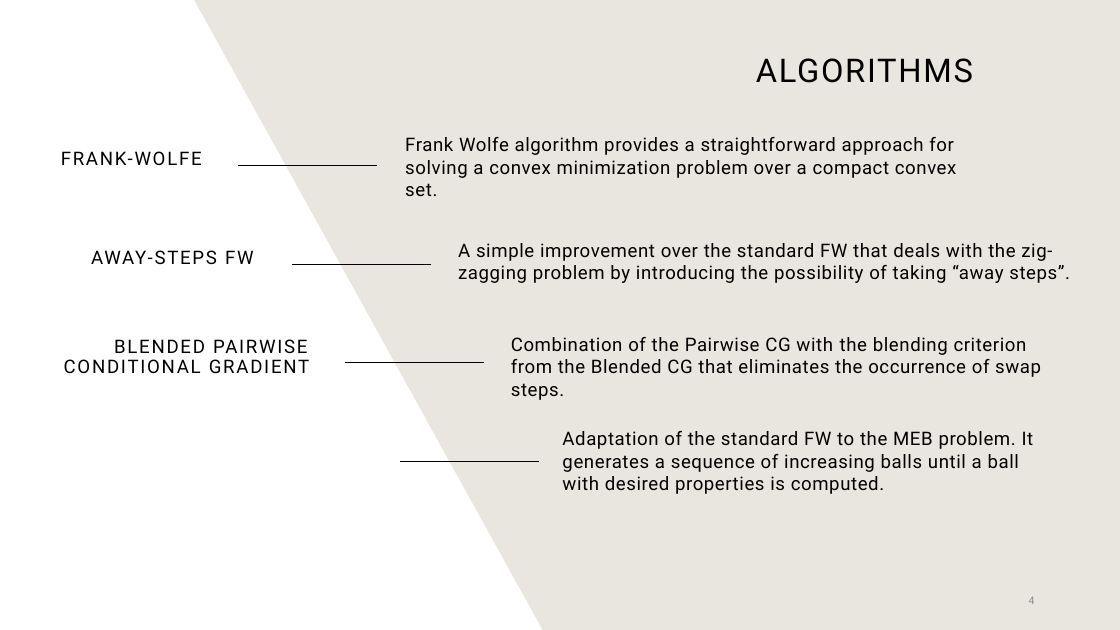
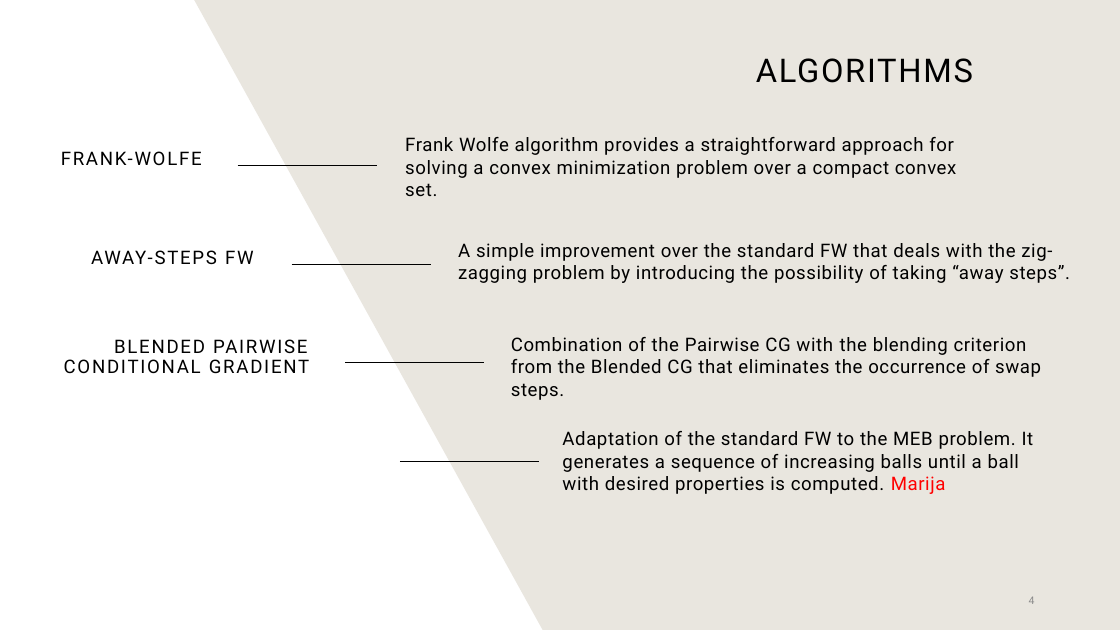
Before and after one commit to suleymanerim1/MEB_FrankWolfe_Optimization, a slide deck: slide 4 of Theory/Minimum Enclosing Ball for FW_Updated.pptx. Drawn at 1120x630 pixels with LibreOffice and Linux fonts; fonts in the diff are those of the drawing; grey boxes stand for pictures. Boxes give left, top, right and bottom in pixels: in the first picture for what was removed or moved away, otherwise in the second. Text is boxed around its words. In the diff, an @@ line names an element or a change of style, - is before the commit and + after.

```diff
--- a/Theory/Minimum Enclosing Ball for FW_Updated.pptx
+++ b/Theory/Minimum Enclosing Ball for FW_Updated.pptx
@@ text at (562,431,1034,494): text changed @@
-Adaptation of the standard FW to the MEB problem. It generates a sequence of increasing balls until a ball with desired properties is computed.
+Adaptation of the standard FW to the MEB problem. It generates a sequence of increasing balls until a ball with desired properties is computed. Marija
```
Also in this commit, not shown: 11 other slides changed.
